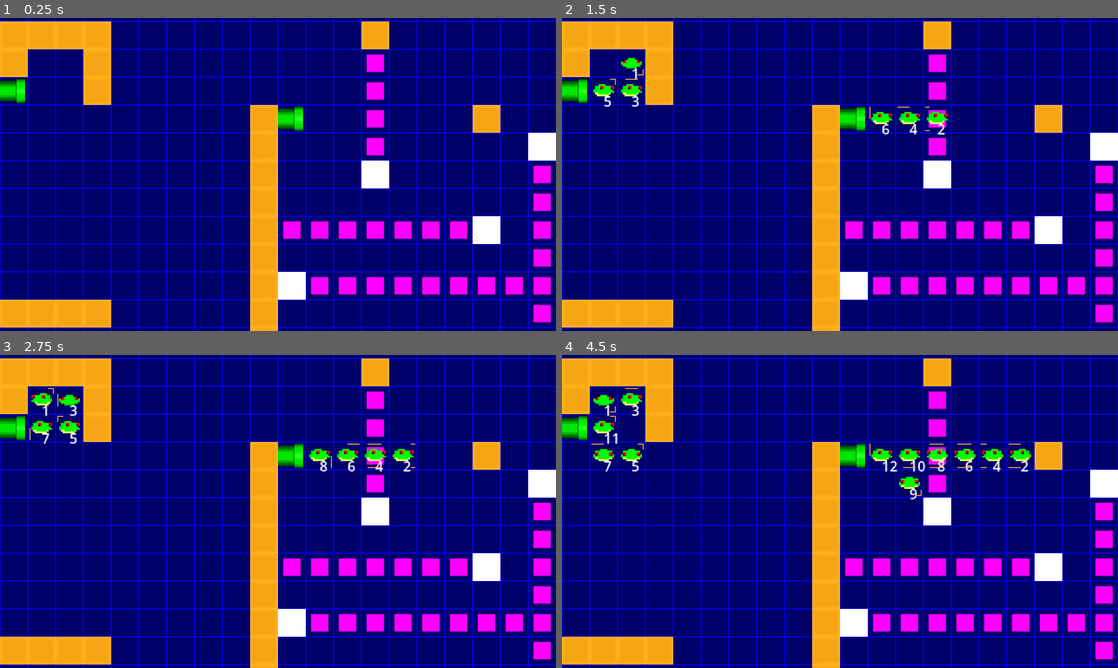
Above: before the commit, frames 1-4 (two rows, left to right).
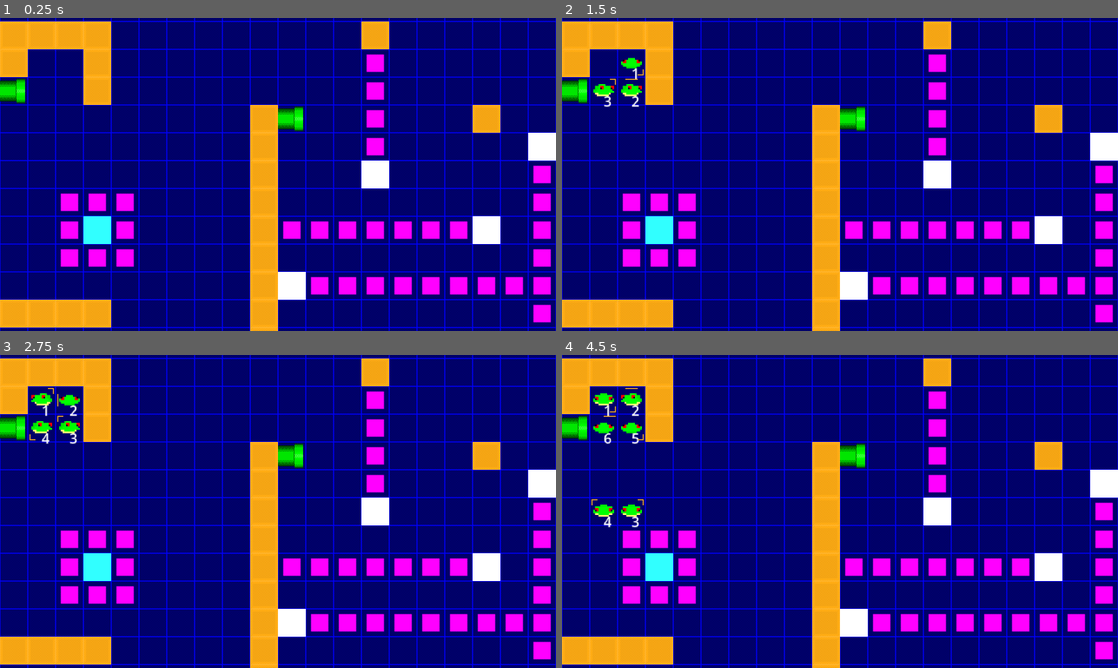
Above: after the commit, the same moments.

Repository: ehj37/Godot-Wild-Jam-98
Game: Godot game, scene res://main.tscn
Same seed, same stepped clock (60 frames per second), same inputs: the game is played once before the commit and once after it.
Inputs:
- Up to frame 1 (0.25 s): no input
- Up to frame 2 (1.5 s): tap Enter at 0.5 s; tap Space (test) at 0.6, 1.25, 1.35 s
- Up to frame 3 (2.75 s): tap Enter at 2 s; tap Space (test) at 2.1 s
- Up to frame 4 (4.5 s): tap Space (test) at 2.75, 2.85, 3.6, 4.25, 4.35 s; tap Enter at 3.5 s

The runs differ from the first frame. In frame 1, 1.9% of the frame differs, in the area x 10-25%, y 56-80%; in frame 2, 2.5%; in frame 3, 2.7%; in frame 4, 4.2%, in the area x 5-85%, y 12-80%.

Commit message:
Add signal tower

Diff:
--- a/level.gd
+++ b/level.gd
@@ -14,15 +14,15 @@
 	if !_turn_in_progress && Input.is_action_just_pressed("test"):
 		_turn_in_progress = true
 
-		var signal_beams: Array[SignalBeam] = _get_signal_beams()
+		var signal_emitters: Array[SignalEmitter] = _get_signal_emitters()
 		# NOTE: Currently, there's no reason why this would change as the frogs
 		# move. If a moving, non-frog, signal-beam-blocking entity came into
 		# being, this would potentially need recomputing (depending on when
 		# said entity would move relative to the frogs).
-		var signal_beam_to_effected_grid_locations: Dictionary
-		for signal_beam: SignalBeam in signal_beams:
-			signal_beam_to_effected_grid_locations.set(
-				signal_beam, signal_beam.get_effected_grid_locations()
+		var signal_emitter_to_effected_grid_locations: Dictionary
+		for signal_emitter: SignalEmitter in signal_emitters:
+			signal_emitter_to_effected_grid_locations.set(
+				signal_emitter, signal_emitter.get_effected_grid_locations()
 			)
 
 		var frogs: Array[Frog] = _get_frogs()
@@ -41,12 +41,11 @@
 				)
 				frog.grid_location = next_grid_location
 
-				for signal_beam: SignalBeam in signal_beams:
-					var effected_grid_locations: Array[Vector2i] = (
-						signal_beam_to_effected_grid_locations.get(signal_beam)
-					)
-					if effected_grid_locations.has(frog.grid_location):
-						frog.on_blocked_behavior = signal_beam.on_blocked_behavior
+				var signal_blocked_behavior: Frog.OnBlockedBehavior = _get_signal_behavior_at(
+					frog.grid_location, signal_emitters, signal_emitter_to_effected_grid_locations
+				)
+				if signal_blocked_behavior != -1:
+					frog.on_blocked_behavior = signal_blocked_behavior
 
 			await get_tree().create_timer(0.0).timeout
 
@@ -62,12 +61,14 @@
 				new_frog.grid_location = spawn_location
 				new_frog.direction = pipe.direction
 				new_frog.on_blocked_behavior = pipe.on_blocked_behavior
-				for signal_beam: SignalBeam in signal_beams:
-					var effected_grid_locations: Array[Vector2i] = (
-						signal_beam_to_effected_grid_locations.get(signal_beam)
-					)
-					if effected_grid_locations.has(new_frog.grid_location):
-						new_frog.on_blocked_behavior = signal_beam.on_blocked_behavior
+				var signal_blocked_behavior: Frog.OnBlockedBehavior = _get_signal_behavior_at(
+					new_frog.grid_location,
+					signal_emitters,
+					signal_emitter_to_effected_grid_locations
+				)
+				if signal_blocked_behavior != -1:
+					new_frog.on_blocked_behavior = signal_blocked_behavior
+
 				add_child(new_frog)
 				new_frog.name = "Frog"
 				await get_tree().create_timer(0.0).timeout
@@ -87,7 +88,23 @@
 	return result
 
 
-func _get_signal_beams() -> Array[SignalBeam]:
-	var result: Array[SignalBeam]
-	result.assign(get_tree().get_nodes_in_group("signal_beam"))
+func _get_signal_emitters() -> Array[SignalEmitter]:
+	var result: Array[SignalEmitter]
+	result.assign(get_tree().get_nodes_in_group("signal_emitter"))
 	return result
+
+
+func _get_signal_behavior_at(
+	grid_location: Vector2i,
+	signal_emitters: Array[SignalEmitter],
+	signal_emitter_to_effected_grid_locations: Dictionary
+) -> Frog.OnBlockedBehavior:
+	for signal_emitter: SignalEmitter in signal_emitters:
+		var effected_grid_locations: Array[Vector2i] = (
+			signal_emitter_to_effected_grid_locations.get(signal_emitter)
+		)
+		if effected_grid_locations.has(grid_location):
+			return signal_emitter.on_blocked_behavior
+
+	@warning_ignore("int_as_enum_without_cast", "int_as_enum_without_match")
+	return -1
--- a/main.tscn
+++ b/main.tscn
@@ -6,6 +6,7 @@
 [ext_resource type="PackedScene" uid="uid://coil6jaqwwyf3" path="res://frog_pipe/frog_pipe.tscn" id="4_1bvp3"]
 [ext_resource type="PackedScene" uid="uid://bfqrqebtbkat1" path="res://block/block.tscn" id="5_lquwl"]
 [ext_resource type="PackedScene" uid="uid://2ahqli5fghs6" path="res://signal_beam/signal_beam.tscn" id="6_7mycd"]
+[ext_resource type="PackedScene" uid="uid://s5aaltkvvxil" path="res://signal_tower/signal_tower.tscn" id="7_272bh"]
 
 [node name="Main" type="Node2D" unique_id=967149725]
 script = ExtResource("1_ig7tw")
@@ -46,6 +47,7 @@
 
 [node name="FrogPipe6" parent="." unique_id=1376943342 instance=ExtResource("4_1bvp3")]
 position = Vector2(336, 400)
+disabled = true
 direction = 1
 
 [node name="Block" parent="." unique_id=770176600 instance=ExtResource("5_lquwl")]
@@ -68,3 +70,6 @@
 position = Vector2(336, 592)
 direction = 3
 on_blocked_behavior = 1
+
+[node name="SignalTower" parent="." unique_id=990745098 instance=ExtResource("7_272bh")]
+position = Vector2(112, 528)
--- a/project.godot
+++ b/project.godot
@@ -43,7 +43,7 @@
 
 frog=""
 frog_pipe=""
-signal_beam=""
+signal_emitter=""
 
 [input]
 
--- a/signal_beam/signal_beam.gd
+++ b/signal_beam/signal_beam.gd
@@ -2,12 +2,11 @@
 
 class_name SignalBeam
 
-extends GridEntity
+extends SignalEmitter
 
 enum Direction { UP, DOWN, LEFT, RIGHT }
 
 @export var direction: Direction
-@export var on_blocked_behavior: Frog.OnBlockedBehavior
 
 
 class BeamRange:
--- a/signal_beam/signal_beam.tscn
+++ b/signal_beam/signal_beam.tscn
@@ -2,7 +2,7 @@
 
 [ext_resource type="Script" uid="uid://bd1juh7uw4a30" path="res://signal_beam/signal_beam.gd" id="1_41q74"]
 
-[node name="SignalBeam" type="Node2D" unique_id=459733674 groups=["signal_beam"]]
+[node name="SignalBeam" type="Node2D" unique_id=459733674 groups=["signal_emitter"]]
 script = ExtResource("1_41q74")
 grid_residency = 3
 
--- /dev/null
+++ b/signal_emitter.gd
@@ -0,0 +1,12 @@
+@tool
+
+class_name SignalEmitter
+
+extends GridEntity
+
+@export var on_blocked_behavior: Frog.OnBlockedBehavior
+
+
+func get_effected_grid_locations() -> Array[Vector2i]:
+	assert(false, "Override me!")
+	return []
--- /dev/null
+++ b/signal_tower/signal_tower.gd
@@ -0,0 +1,22 @@
+@tool
+
+class_name SignalTower
+
+extends SignalEmitter
+
+
+func get_effected_grid_locations() -> Array[Vector2i]:
+	var result: Array[Vector2i] = []
+	for i: int in range(grid_location.x - 1, grid_location.x + 2):
+		for j: int in range(grid_location.y - 1, grid_location.y + 2):
+			result.append(Vector2i(i, j))
+	return result
+
+
+func _draw() -> void:
+	var effected_grid_locations: Array[Vector2i] = get_effected_grid_locations()
+	for effected_grid_location: Vector2i in effected_grid_locations:
+		var center_global_pos: Vector2 = Grid.get_global_position_center(effected_grid_location)
+		var beam_relative_pos: Vector2 = center_global_pos - global_position
+		var signal_rect: Rect2 = Rect2(beam_relative_pos.x - 10, beam_relative_pos.y - 10, 20, 20)
+		draw_rect(signal_rect, Color.FUCHSIA, true)
--- /dev/null
+++ b/signal_tower/signal_tower.tscn
@@ -0,0 +1,14 @@
+[gd_scene format=3 uid="uid://s5aaltkvvxil"]
+
+[ext_resource type="Script" uid="uid://cs13rdspnhhbs" path="res://signal_tower/signal_tower.gd" id="1_hpco0"]
+
+[node name="SignalTower" type="Node2D" unique_id=990745098 groups=["signal_emitter"]]
+script = ExtResource("1_hpco0")
+grid_residency = 3
+
+[node name="ColorRect" type="ColorRect" parent="." unique_id=1792023108]
+offset_left = -16.0
+offset_top = -16.0
+offset_right = 16.0
+offset_bottom = 16.0
+color = Color(0.19215687, 1, 1, 1)
Not shown, added: signal_emitter.gd.uid
Not shown, added: signal_tower/signal_tower.gd.uid
